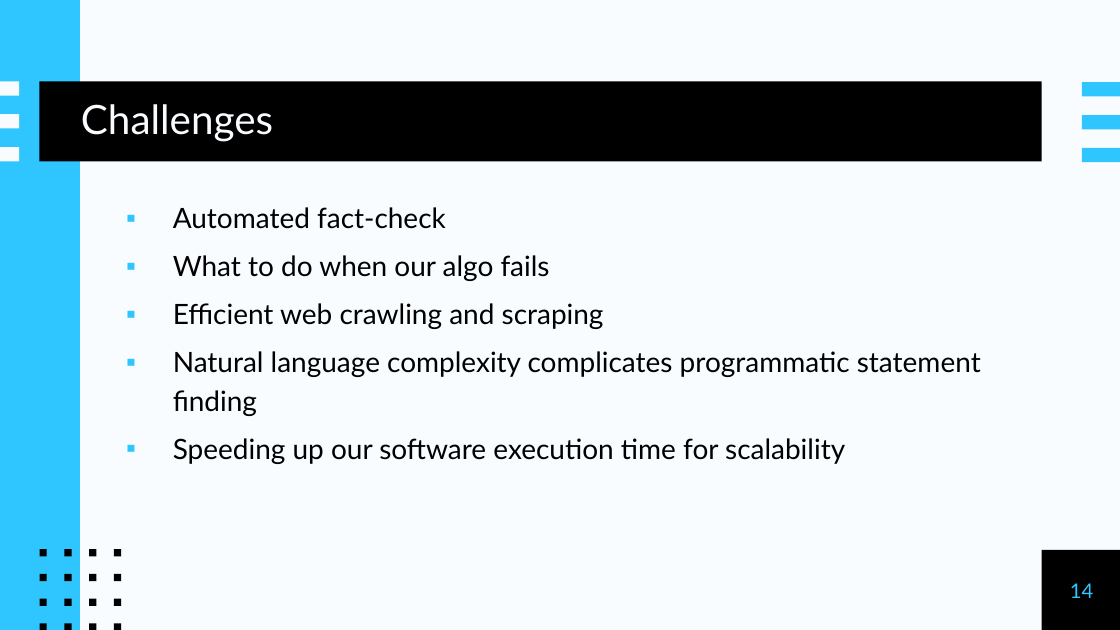
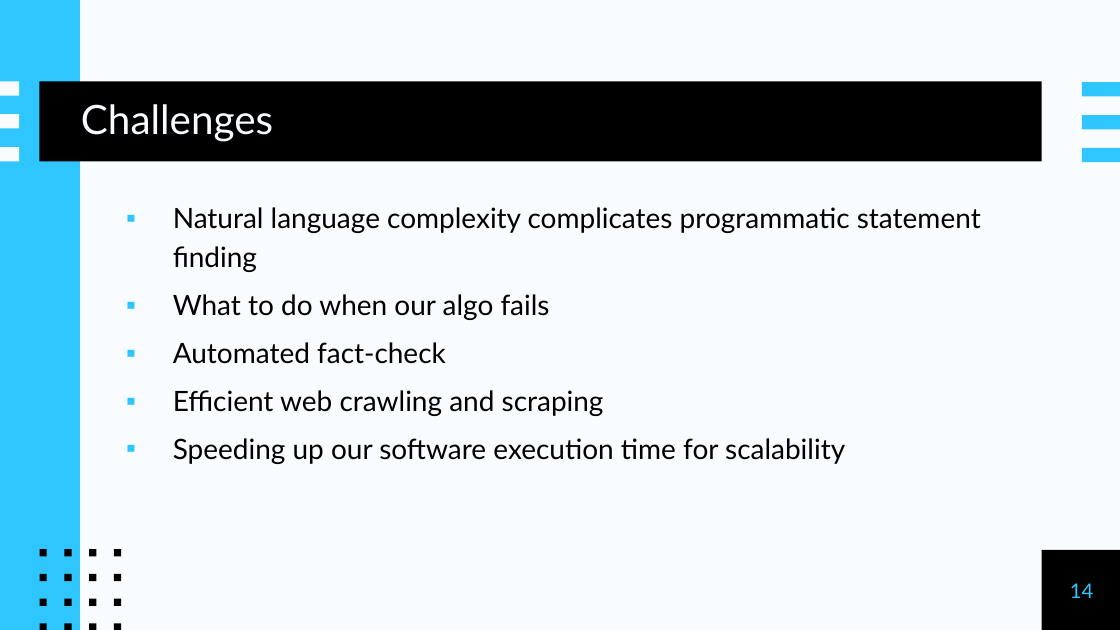
Before and after one commit to anease/senior-design, a slide deck: slide 14 of DeceptionDetective.pptx. Drawn at 1120x630 pixels with LibreOffice and Linux fonts; fonts in the diff are those of the drawing. Boxes give left, top, right and bottom in pixels: in the first picture for what was removed or moved away, otherwise in the second. Text is boxed around its words. In the diff, an @@ line names an element or a change of style, - is before the commit and + after.

```diff
--- a/DeceptionDetective.pptx
+++ b/DeceptionDetective.pptx
@@ text at (173,207,981,320): paragraphs added @@
+▪ Natural language complexity complicates programmatic statement finding
+▪ What to do when our algo fails
@@ text at (173,255,550,281): paragraph removed @@
-▪ What to do when our algo fails
@@ text at (173,351,981,416): paragraph removed @@
-▪ Natural language complexity complicates programmatic statement finding
```
Also in this commit, not shown: 2 other slides changed.
